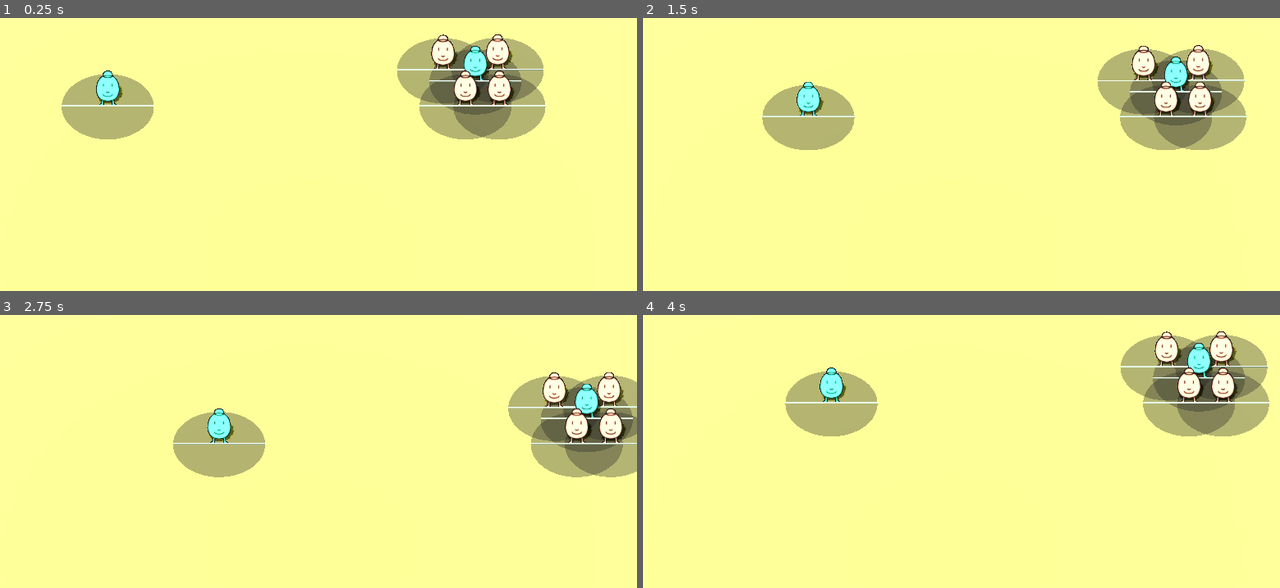
Above: before the commit, frames 1-4 (two rows, left to right).
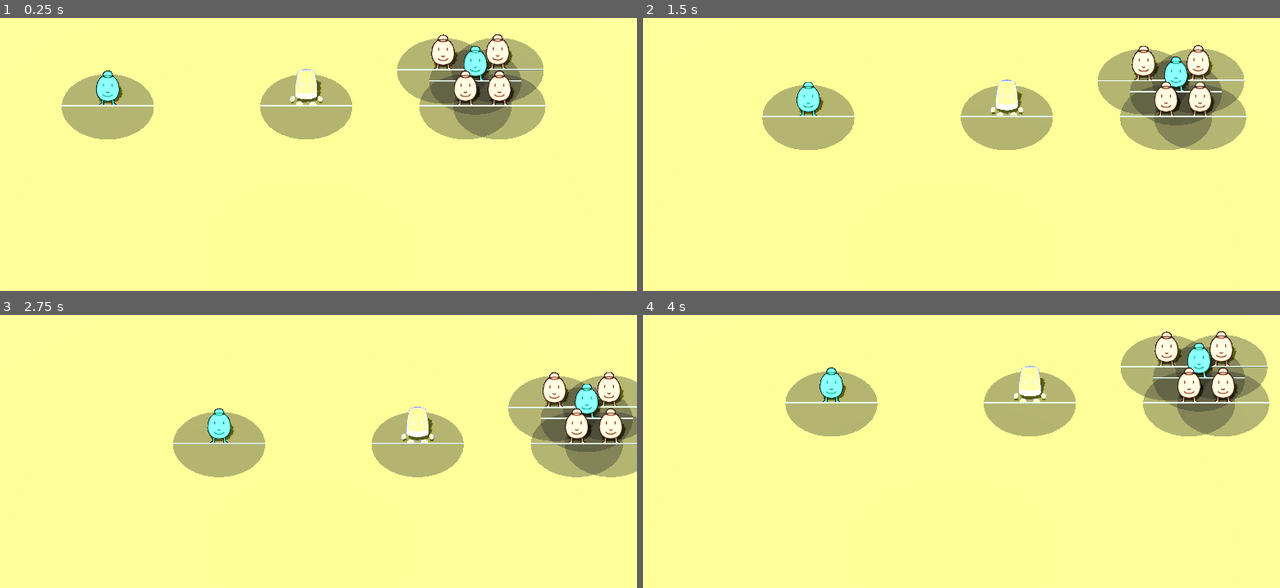
Above: after the commit, the same moments.

Repository: Rachel-Sherrick/TowerDefense
Game: Godot game, scene res://main.tscn
Same seed, same stepped clock (60 frames per second), same inputs: the game is played once before the commit and once after it.
Inputs (mouse positions are in pixels of both pictures, inside the frame that each line leads up to):
- Up to frame 1 (0.25 s): no input
- Up to frame 2 (1.5 s): tap Enter (ui_accept) at 0.5, 0.77 s; move the mouse to (1095, 88) at 0.52 s; hold Right (ui_right) 0.53-1.28 s; click (1095, 88) at 0.67 s; move the mouse to (821, 124) at 1.27 s; hold Down (ui_down) from 1.28 s (still down)
- Up to frame 3 (2.75 s): tap Enter (ui_accept) at 1.52 s; move the mouse to (375, 323) at 2.02 s; release Down (ui_down) at 2.03 s; hold Right (ui_right) from 2.03 s (still down)
- Up to frame 4 (4 s): move the mouse to (916, 478) at 2.77 s; release Right (ui_right) at 2.78 s; hold Up (ui_up) 2.78-3.53 s; click (916, 478) at 2.92 s; tap Enter (ui_accept) at 3.02, 3.77 s; move the mouse to (1146, 459) at 3.52 s; hold Left (ui_left) from 3.53 s (still down)

The runs differ from the first frame. In frame 1, 2.6% of the frame differs, in the area x 40-56%, y 18-45%; in frame 2, 2.6%; in frame 3, 2.6%; in frame 4, 2.6%.

Commit message:
initial warrior sprite

Diff:
--- a/character.tscn
+++ b/character.tscn
@@ -26,6 +26,7 @@
 sections = 30
 
 [sub_resource type="SpriteFrames" id="SpriteFrames_wa5vi"]
+resource_local_to_scene = true
 animations = [{
 "frames": [{
 "duration": 1.0,
--- a/enemy.tscn
+++ b/enemy.tscn
@@ -2,9 +2,22 @@
 
 [ext_resource type="PackedScene" uid="uid://eou4mq5n6oh3" path="res://character.tscn" id="1_7k104"]
 [ext_resource type="Script" uid="uid://dlboh3dd1qiim" path="res://scripts/Classes/enemy.gd" id="2_4gyqm"]
+[ext_resource type="Texture2D" uid="uid://nj37xla1vxmg" path="res://sprites/testbert.png" id="3_qi2p4"]
 
 [sub_resource type="StandardMaterial3D" id="StandardMaterial3D_4gyqm"]
 albedo_color = Color(1, 0, 0, 1)
+
+[sub_resource type="SpriteFrames" id="SpriteFrames_iifgy"]
+resource_local_to_scene = true
+animations = [{
+"frames": [{
+"duration": 1.0,
+"texture": ExtResource("3_qi2p4")
+}],
+"loop": true,
+"name": &"default",
+"speed": 5.0
+}]
 
 [node name="Character" unique_id=254305490 groups=["Enemy"] instance=ExtResource("1_7k104")]
 collision_layer = 2
@@ -21,4 +34,4 @@
 
 [node name="AnimatedSprite3D" parent="." index="3" unique_id=1996147602]
 modulate = Color(0.9303277, 0.5836599, 0.5333295, 1)
-billboard = 0
+sprite_frames = SubResource("SpriteFrames_iifgy")
--- a/main.tscn
+++ b/main.tscn
@@ -1,6 +1,7 @@
 [gd_scene format=3 uid="uid://cmjnhkpnq3l66"]
 
 [ext_resource type="PackedScene" uid="uid://doxjo2c5tjq6e" path="res://enemy.tscn" id="2_0xm2m"]
+[ext_resource type="PackedScene" uid="uid://tu18fp20hsnf" path="res://towers/warrior.tscn" id="3_1bvp3"]
 [ext_resource type="PackedScene" uid="uid://bmslpuj4gik5" path="res://tower.tscn" id="3_h2yge"]
 
 [sub_resource type="StandardMaterial3D" id="StandardMaterial3D_0xm2m"]
@@ -73,3 +74,5 @@
 
 [node name="Character4" parent="." unique_id=830281426 instance=ExtResource("2_0xm2m")]
 transform = Transform3D(1, 0, 0, 0, 1, 0, 0, 0, 1, 12.465977, 0, -3.3592243)
+
+[node name="Warrior" parent="." unique_id=198302004 instance=ExtResource("3_1bvp3")]
--- a/tower.tscn
+++ b/tower.tscn
@@ -2,9 +2,22 @@
 
 [ext_resource type="PackedScene" uid="uid://eou4mq5n6oh3" path="res://character.tscn" id="1_4flbx"]
 [ext_resource type="Script" uid="uid://c1msriimmkk0j" path="res://scripts/Classes/tower.gd" id="1_k1sas"]
+[ext_resource type="Texture2D" uid="uid://nj37xla1vxmg" path="res://sprites/testbert.png" id="3_stebd"]
 
 [sub_resource type="StandardMaterial3D" id="StandardMaterial3D_vedim"]
 albedo_color = Color(0, 1, 1, 1)
+
+[sub_resource type="SpriteFrames" id="SpriteFrames_jbe1c"]
+resource_local_to_scene = true
+animations = [{
+"frames": [{
+"duration": 1.0,
+"texture": ExtResource("3_stebd")
+}],
+"loop": true,
+"name": &"default",
+"speed": 5.0
+}]
 
 [node name="Tower" unique_id=254305490 groups=["Tower"] instance=ExtResource("1_4flbx")]
 collision_layer = 4
@@ -21,4 +34,5 @@
 [node name="AnimatedSprite3D" parent="." index="3" unique_id=1996147602]
 layers = 524289
 modulate = Color(0.33333334, 1, 0.9098039, 1)
+sprite_frames = SubResource("SpriteFrames_jbe1c")
 frame_progress = 0.63789123
--- a/towers/warrior.tscn
+++ b/towers/warrior.tscn
@@ -2,8 +2,30 @@
 
 [ext_resource type="PackedScene" uid="uid://bmslpuj4gik5" path="res://tower.tscn" id="1_yvydg"]
 [ext_resource type="Script" uid="uid://cwgafh5f6iy56" path="res://towers/warrior.gd" id="2_ctqbo"]
+[ext_resource type="Texture2D" uid="uid://nj37xla1vxmg" path="res://sprites/testbert.png" id="3_ctqbo"]
+[ext_resource type="Texture2D" uid="uid://buh8w0f7d6bqm" path="res://sprites/towers/thimble/testthim.png" id="4_43db8"]
 
 [sub_resource type="CapsuleShape3D" id="CapsuleShape3D_k1sas"]
+
+[sub_resource type="SpriteFrames" id="SpriteFrames_43db8"]
+resource_local_to_scene = true
+animations = [{
+"frames": [{
+"duration": 1.0,
+"texture": ExtResource("3_ctqbo")
+}],
+"loop": true,
+"name": &"default",
+"speed": 5.0
+}, {
+"frames": [{
+"duration": 1.0,
+"texture": ExtResource("4_43db8")
+}],
+"loop": true,
+"name": &"idle_thimble",
+"speed": 5.0
+}]
 
 [node name="Warrior" unique_id=254305490 instance=ExtResource("1_yvydg")]
 script = ExtResource("2_ctqbo")
@@ -11,5 +33,11 @@
 [node name="CharacterCollision" parent="." index="1" unique_id=492885942]
 shape = SubResource("CapsuleShape3D_k1sas")
 
-[node name="RangeCollision" parent="RangeDetection" parent_id_path=PackedInt32Array(1602429880) index="1" unique_id=831990961 groups=["Character", "Tower"]]
+[node name="RangeCollision" parent="RangeDetection" parent_id_path=PackedInt32Array(1602429880) index="1" unique_id=831990961]
 transform = Transform3D(1, 0, 0, 0, 1, 0, 0, 0, 1, 0, 0.5098562, 0)
+
+[node name="AnimatedSprite3D" parent="." index="3" unique_id=1996147602]
+modulate = Color(1, 1, 1, 1)
+sprite_frames = SubResource("SpriteFrames_43db8")
+animation = &"idle_thimble"
+frame_progress = 0.0
Binary file added: sprites/towers/thimble/testthim.png
Not shown, added: sprites/towers/thimble/testthim.png.import
